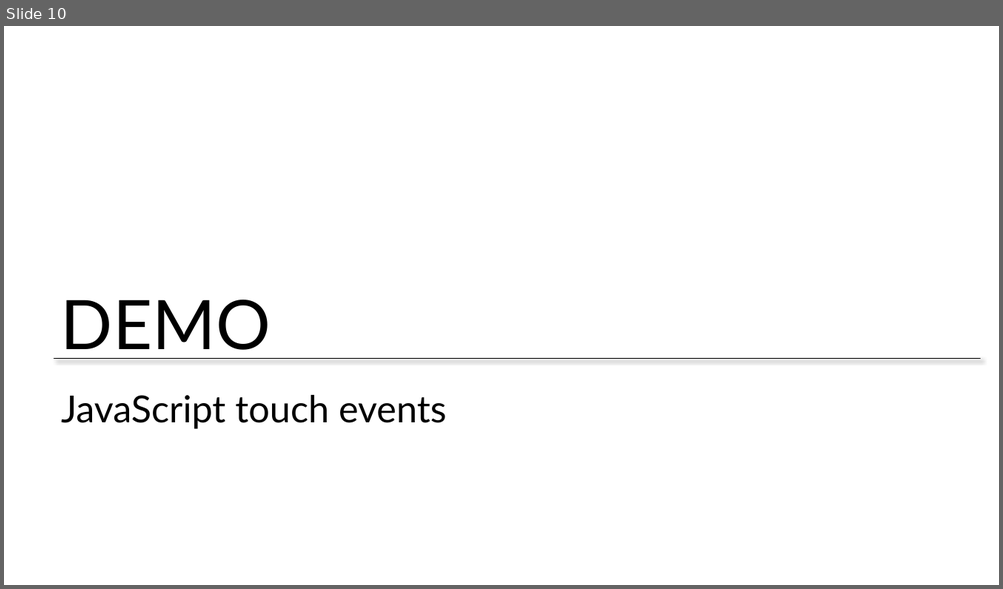
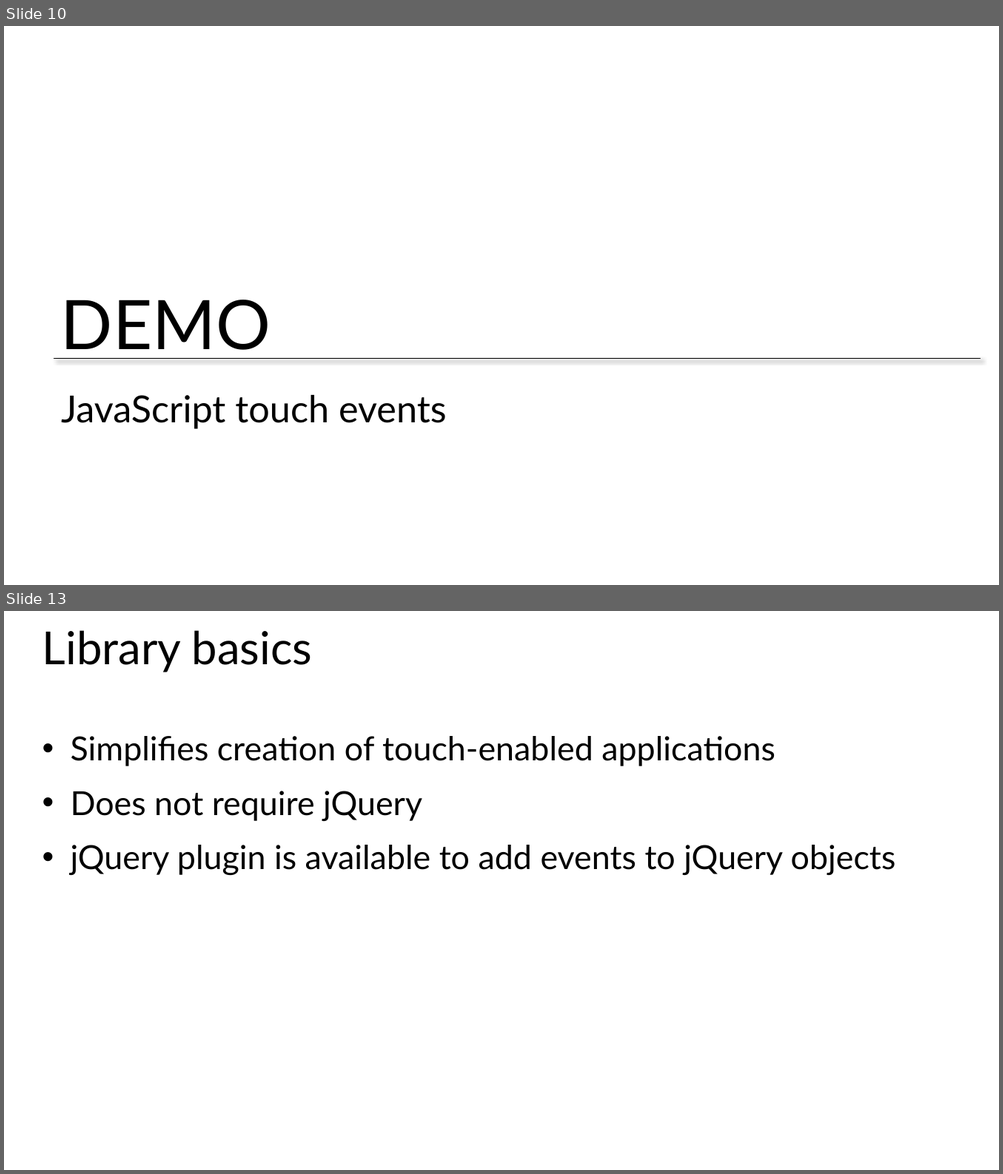
Before and after one commit to CharaD7/FrayedKnot, a slide deck: Slides/Mod 3 - Integrating Touch.pptx. Shown one above the other, each under a label of ours: slide 10 before the commit, slides 10 and 13 after it; the slides between them are not shown. The pictures are 1003x589 and 1003x1174 pixels, drawn with LibreOffice and Linux fonts; fonts in the diff are those of the drawing; background and template pictures are left out. Boxes give left, top, right and bottom in pixels: in the first picture for what was removed or moved away, otherwise in the second. Text is boxed around its words. In the diff, an @@ line names an element or a change of style, - is before the commit and + after.

```diff
--- a/Slides/Mod 3 - Integrating Touch.pptx
+++ b/Slides/Mod 3 - Integrating Touch.pptx
@@ slide 13 added at (4, 611, 999, 1170), background #FFFFFF @@
@@ title added at (42, 630, 313, 672), 44 pt, text #000000 @@
+Library basics
@@ text added at (71, 736, 896, 876), 32 pt, text #000000 @@
+• Simplifies creation of touch-enabled applications
+• Does not require jQuery
+• jQuery plugin is available to add events to jQuery objects
```
Also in this commit, not shown: 8 other slides added, 20 other files.
